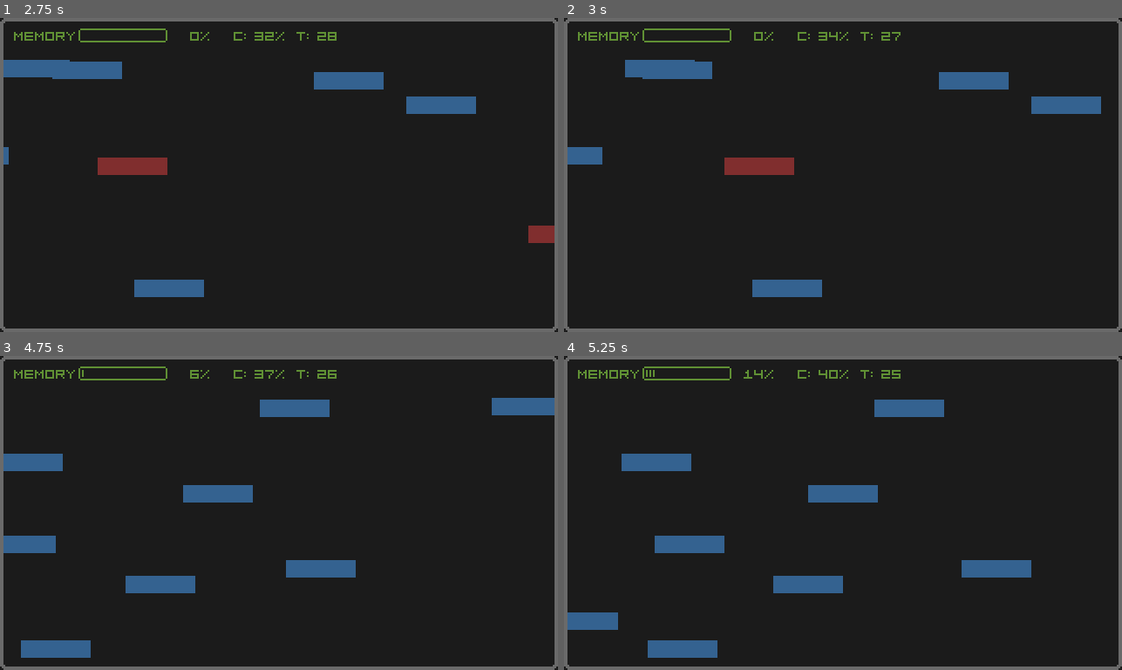
Above: before the commit, frames 1-4 (two rows, left to right).
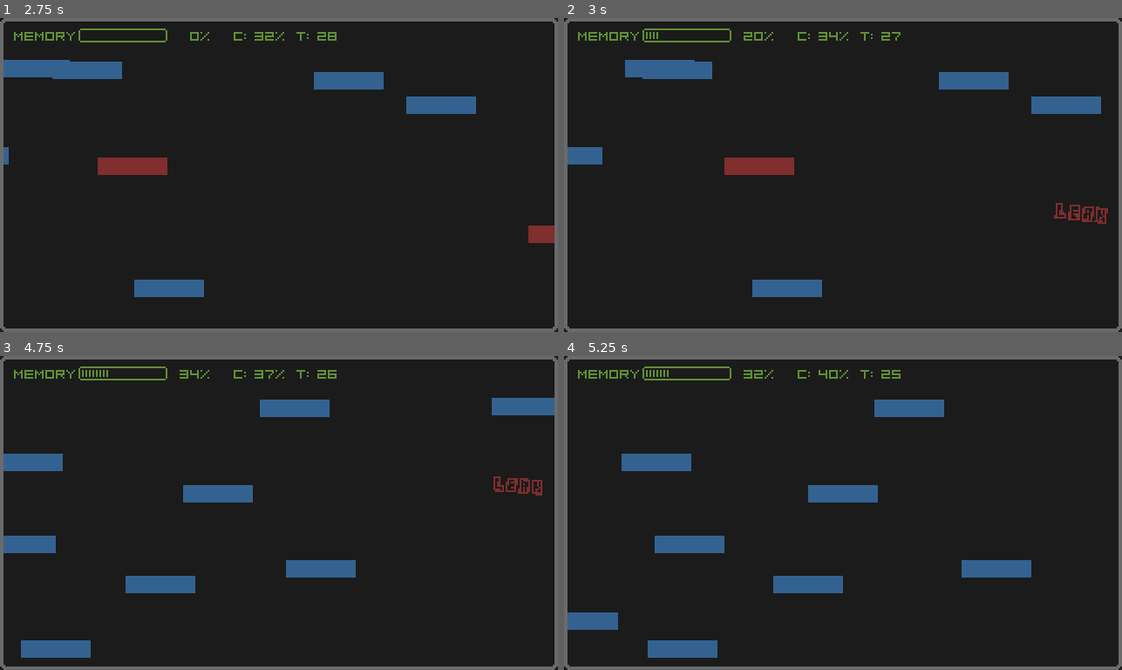
Above: after the commit, the same moments.

Repository: daniboygg/ludumdare-58
Game: Godot game, scene res://main.tscn
Two runs of this game, one before a commit and one after it. Both use one fixed random seed, a clock stepped at 60 frames per second and the inputs below.
Inputs (mouse positions are in pixels of both pictures, inside the frame that each line leads up to):
- Up to frame 1 (2.75 s): tap Enter at 0.5 s; move the mouse to (401, 159) at 0.52 s; click (401, 159) at 0.67 s; move the mouse to (167, 190) at 1.27 s; click (167, 190) at 1.42 s; move the mouse to (334, 105) at 2.02 s; click (334, 105) at 2.17 s
- Up to frame 2 (3 s): move the mouse to (815, 237) at 2.77 s; click (815, 237) at 2.92 s
- Up to frame 3 (4.75 s): move the mouse to (446, 560) at 3.52 s; click (446, 560) at 3.67 s; move the mouse to (111, 465) at 4.27 s; click (111, 465) at 4.42 s
- Up to frame 4 (5.25 s): move the mouse to (870, 513) at 5.02 s; click (870, 513) at 5.17 s

Frame 1 is identical in both runs. In frame 2, 0.3% of the frame differs, in the area x 14-98%, y 4-66%; in frame 3, 0.3%, in the area x 15-98%, y 4-45%; in frame 4, less than 0.1%.

Commit message:
Create leak effect for bad memory

Diff:
--- a/globals.gd
+++ b/globals.gd
@@ -2,7 +2,7 @@
 
 signal memory_increased
 
-const WIDTH := 360
+const WIDTH := 320
 const HEIGHT := 180
 
 var memory := 0
--- a/level.gd
+++ b/level.gd
@@ -39,7 +39,6 @@
 		Globals.increase_memory(10)
 	else:
 		Globals.decrease_memory(2)
-	memory.queue_free()
 
 
 func _on_killed(memory: Memory):
--- a/main.tscn
+++ b/main.tscn
@@ -119,7 +119,8 @@
 unique_name_in_owner = true
 layout_mode = 2
 
-[node name="Label2" type="Label" parent="UI/MarginContainer/VBoxContainer/HBoxContainer"]
+[node name="Debug" type="Label" parent="UI/MarginContainer/VBoxContainer/HBoxContainer"]
+unique_name_in_owner = true
 layout_mode = 2
 
 [connection signal="timeout" from="LevelManager/Level/Timer" to="LevelManager/Level" method="_on_timer_timeout"]
--- a/memory.gd
+++ b/memory.gd
@@ -8,6 +8,7 @@
 @onready var area_2d: Area2D = $Area2D
 @onready var collision_shape_2d: CollisionShape2D = $Area2D/CollisionShape2D
 
+const LEAK = preload("uid://b3sm4kevlnyh2")
 const color_good_base := Color("#346290")
 const color_good_highlight := Color("4d8ccaff")
 const color_bad_base := Color("#802e2e")
@@ -42,6 +43,12 @@
 
 	if position.x > Globals.WIDTH:
 		left_scene.emit(self)
+		if is_corrupt:
+			is_killed = true
+			left_scene.emit(self)
+			create_leak_label_in_level()
+		else:
+			queue_free()
 
 
 func _input(event: InputEvent) -> void:
@@ -74,3 +81,16 @@
 	color_base = color_bad_base
 	color_highlight = color_bad_highlight
 	is_corrupt = true
+
+
+func create_leak_label_in_level():
+	var leak: Leak = LEAK.instantiate()
+	leak.position = position - Vector2(24, 0) # 24 label width
+	var parent = get_parent()
+	parent.add_child(leak)
+	leak.animation_player.play("default")
+	leak.animation_player.animation_finished.connect(_on_leak_animation_finished)
+
+
+func _on_leak_animation_finished(_name: String):
+	queue_free()
--- a/memory.tscn
+++ b/memory.tscn
@@ -80,6 +80,20 @@
 "update": 0,
 "values": [Color(1, 1, 1, 1), Color(1, 1, 1, 0)]
 }
+tracks/3/type = "method"
+tracks/3/imported = false
+tracks/3/enabled = true
+tracks/3/path = NodePath(".")
+tracks/3/interp = 1
+tracks/3/loop_wrap = true
+tracks/3/keys = {
+"times": PackedFloat32Array(1),
+"transitions": PackedFloat32Array(1),
+"values": [{
+"args": [],
+"method": &"queue_free"
+}]
+}
 
 [sub_resource type="AnimationLibrary" id="AnimationLibrary_i0w3r"]
 _data = {
@@ -101,7 +115,6 @@
 [node name="Area2D" type="Area2D" parent="."]
 
 [node name="CollisionShape2D" type="CollisionShape2D" parent="Area2D"]
-visible = false
 position = Vector2(20, 5)
 shape = SubResource("RectangleShape2D_0xm2m")
 
--- a/ui.gd
+++ b/ui.gd
@@ -1,8 +1,8 @@
 extends Control
 
 @onready var texture_progress_bar: TextureProgressBar = %TextureProgressBar
-@onready var label_2: Label = $MarginContainer/VBoxContainer/HBoxContainer/Label2
 @onready var percentage: Label = %Percentage
+@onready var debug: Label = %Debug
 
 
 func _ready() -> void:
@@ -12,7 +12,7 @@
 func _process(_delta: float) -> void:
 	percentage.text = "%3d%%" % [Globals.memory]
 	if OS.is_debug_build():
-		label_2.text = "  c:%d%% t:%.0f" % [Globals.corrupt_probability*100, Globals.time_left]
+		debug.text = "  c:%d%% t:%.0f" % [Globals.corrupt_probability*100, Globals.time_left]
 
 
 func _on_memory_increased():
--- /dev/null
+++ b/ui/leak.gd
@@ -0,0 +1,4 @@
+class_name Leak
+extends Node2D
+
+@onready var animation_player: AnimationPlayer = $AnimationPlayer
--- /dev/null
+++ b/ui/leak.tscn
@@ -0,0 +1,144 @@
+[gd_scene load_steps=6 format=3 uid="uid://b3sm4kevlnyh2"]
+
+[ext_resource type="FontFile" uid="uid://buv8417u3g4yg" path="res://resources/Kenney Blocks.ttf" id="2_52g4b"]
+[ext_resource type="Script" uid="uid://dcl5bcquven4o" path="res://ui/leak.gd" id="2_lvb74"]
+
+[sub_resource type="Animation" id="Animation_lvb74"]
+length = 0.001
+tracks/0/type = "value"
+tracks/0/imported = false
+tracks/0/enabled = true
+tracks/0/path = NodePath("Anchor:position")
+tracks/0/interp = 1
+tracks/0/loop_wrap = true
+tracks/0/keys = {
+"times": PackedFloat32Array(0),
+"transitions": PackedFloat32Array(1),
+"update": 0,
+"values": [Vector2(0, 0)]
+}
+tracks/1/type = "value"
+tracks/1/imported = false
+tracks/1/enabled = true
+tracks/1/path = NodePath("Anchor:scale")
+tracks/1/interp = 1
+tracks/1/loop_wrap = true
+tracks/1/keys = {
+"times": PackedFloat32Array(0),
+"transitions": PackedFloat32Array(1),
+"update": 0,
+"values": [Vector2(1, 1)]
+}
+tracks/2/type = "value"
+tracks/2/imported = false
+tracks/2/enabled = true
+tracks/2/path = NodePath("Anchor:rotation")
+tracks/2/interp = 1
+tracks/2/loop_wrap = true
+tracks/2/keys = {
+"times": PackedFloat32Array(0),
+"transitions": PackedFloat32Array(1),
+"update": 0,
+"values": [0.0]
+}
+tracks/3/type = "value"
+tracks/3/imported = false
+tracks/3/enabled = true
+tracks/3/path = NodePath("Anchor:modulate")
+tracks/3/interp = 1
+tracks/3/loop_wrap = true
+tracks/3/keys = {
+"times": PackedFloat32Array(0),
+"transitions": PackedFloat32Array(1),
+"update": 0,
+"values": [Color(1, 1, 1, 1)]
+}
+
+[sub_resource type="Animation" id="Animation_52g4b"]
+resource_name = "default"
+length = 0.5
+step = 0.1
+tracks/0/type = "value"
+tracks/0/imported = false
+tracks/0/enabled = true
+tracks/0/path = NodePath("Anchor:position")
+tracks/0/interp = 2
+tracks/0/loop_wrap = true
+tracks/0/keys = {
+"times": PackedFloat32Array(0, 0.2, 0.5),
+"transitions": PackedFloat32Array(1, 1.8660661, 1),
+"update": 0,
+"values": [Vector2(0, 0), Vector2(0, -10), Vector2(0, 50)]
+}
+tracks/1/type = "value"
+tracks/1/imported = false
+tracks/1/enabled = true
+tracks/1/path = NodePath("Anchor:scale")
+tracks/1/interp = 2
+tracks/1/loop_wrap = true
+tracks/1/keys = {
+"times": PackedFloat32Array(0, 0.2, 0.5),
+"transitions": PackedFloat32Array(1, 1.7411014, 1),
+"update": 0,
+"values": [Vector2(1, 1), Vector2(1.5, 1.5), Vector2(1, 1)]
+}
+tracks/2/type = "value"
+tracks/2/imported = false
+tracks/2/enabled = true
+tracks/2/path = NodePath("Anchor:rotation")
+tracks/2/interp = 2
+tracks/2/loop_wrap = true
+tracks/2/keys = {
+"times": PackedFloat32Array(0, 0.2),
+"transitions": PackedFloat32Array(1, 1),
+"update": 0,
+"values": [0.0, 0.17453292]
+}
+tracks/3/type = "value"
+tracks/3/imported = false
+tracks/3/enabled = true
+tracks/3/path = NodePath("Anchor:modulate")
+tracks/3/interp = 1
+tracks/3/loop_wrap = true
+tracks/3/keys = {
+"times": PackedFloat32Array(0, 0.2, 0.5),
+"transitions": PackedFloat32Array(1, 1, 1),
+"update": 0,
+"values": [Color(1, 1, 1, 1), Color(1, 1, 1, 0.93900007), Color(1, 1, 1, 0)]
+}
+
+[sub_resource type="AnimationLibrary" id="AnimationLibrary_lvb74"]
+_data = {
+&"RESET": SubResource("Animation_lvb74"),
+&"default": SubResource("Animation_52g4b")
+}
+
+[node name="Node2D" type="Node2D"]
+texture_filter = 1
+script = ExtResource("2_lvb74")
+
+[node name="AnimationPlayer" type="AnimationPlayer" parent="."]
+libraries = {
+&"": SubResource("AnimationLibrary_lvb74")
+}
+
+[node name="Anchor" type="Node2D" parent="."]
+
+[node name="Label" type="Label" parent="Anchor"]
+anchors_preset = 8
+anchor_left = 0.5
+anchor_top = 0.5
+anchor_right = 0.5
+anchor_bottom = 0.5
+offset_left = -12.0
+offset_top = -6.0
+offset_right = 12.0
+offset_bottom = 6.0
+grow_horizontal = 2
+grow_vertical = 2
+pivot_offset = Vector2(12, 6)
+size_flags_horizontal = 4
+theme_override_colors/font_color = Color(0.5019608, 0.18039216, 0.18039216, 1)
+theme_override_fonts/font = ExtResource("2_52g4b")
+theme_override_font_sizes/font_size = 8
+text = "Leak"
Binary file added: resources/Kenney Blocks.ttf
Not shown, added: resources/Kenney Blocks.ttf.import
Not shown, added: ui/leak.gd.uid
